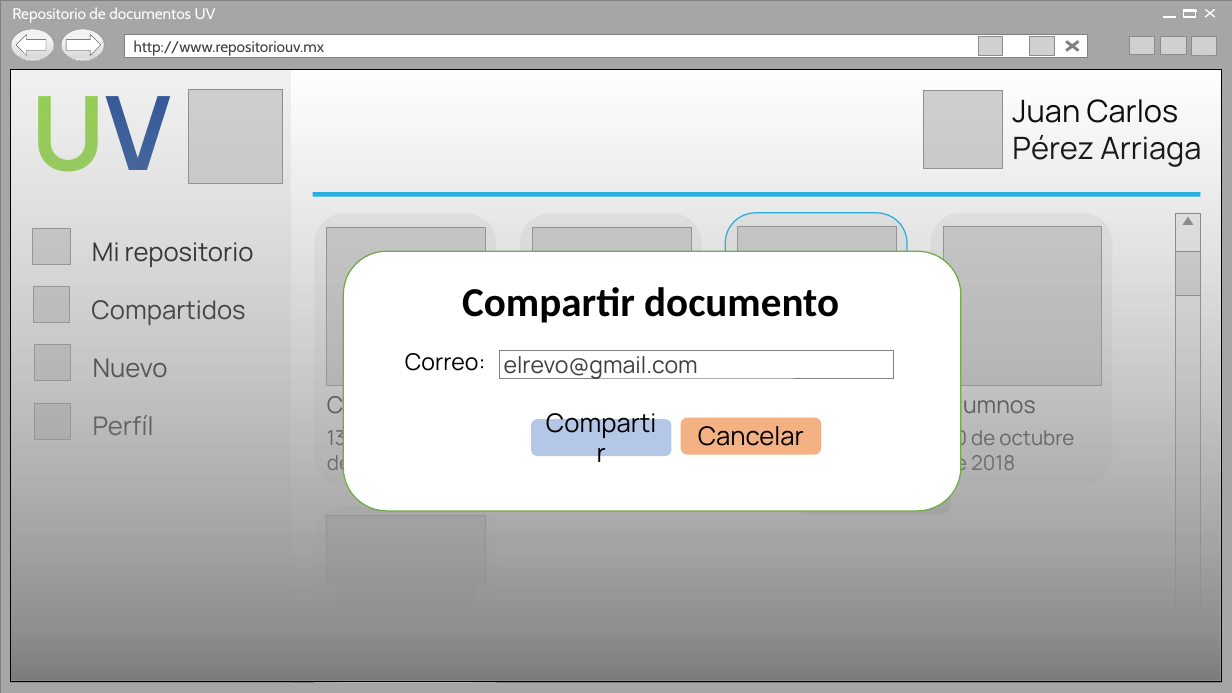
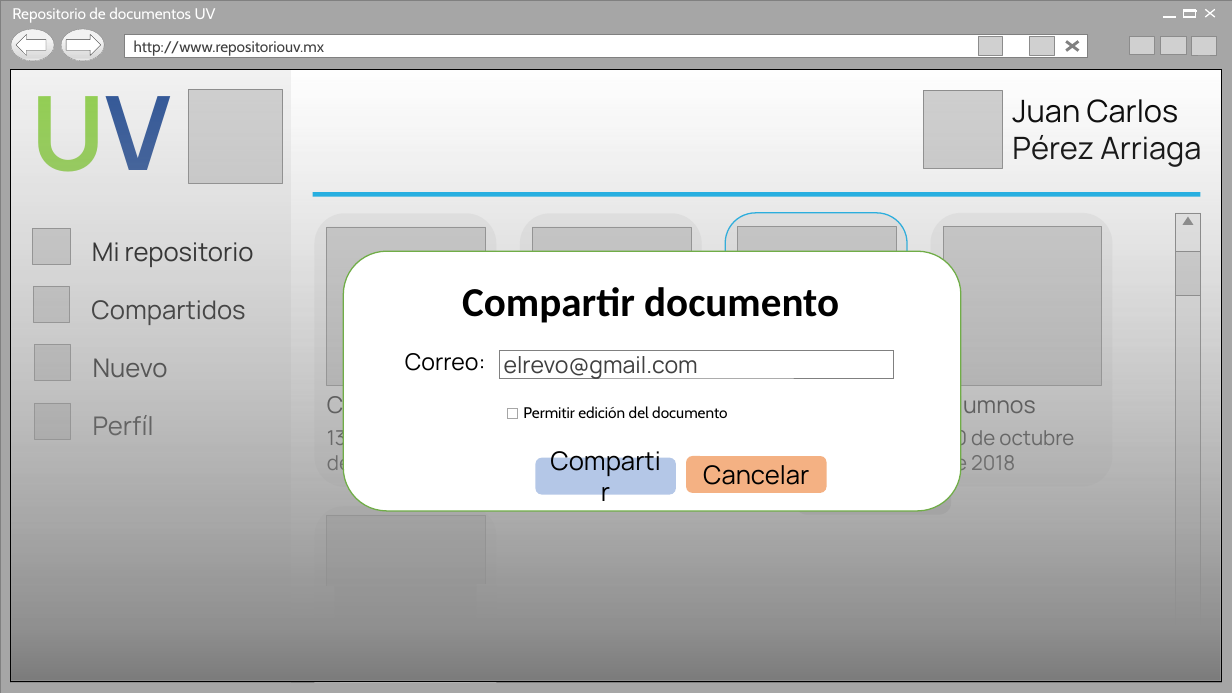
Before and after one commit to Senzho/RepositorioDocumentosDSW2018, a slide deck: slide 3 of Diseño/Prototipos CU 2,4,7,9.pptx. Drawn at 1232x693 pixels with LibreOffice and Linux fonts; fonts in the diff are those of the drawing; grey boxes stand for pictures; background and template pictures are left out. Boxes give left, top, right and bottom in pixels: in the first picture for what was removed or moved away, otherwise in the second. Text is boxed around its words. In the diff, an @@ line names an element or a change of style, - is before the commit and + after.

Commit message:
Correcciones en caso de uso compartir documento
Se agrega el apartado de "permitir edicion" al compartir un documento en el prototipo y descripciones. Se actualiza el diagrama de navegación

```diff
--- a/Diseño/Prototipos CU 2,4,7,9.pptx
+++ b/Diseño/Prototipos CU 2,4,7,9.pptx
@@ rounded rectangle "Compartir": place and size @@
-rounded rectangle "Compartir" at [531,420,672,457]
+rounded rectangle "Compartir" at [536,457,677,494]
@@ rectangle added at [506,409,518,419], fill #FFFFFF, outline #A6A6A6 0.25 pt @@
@@ text added at [523,406,727,418], 12 pt, text #000000 @@
+Permitir edición del documento
@@ rounded rectangle "Cancelar": place and size @@
-rounded rectangle "Cancelar" at [681,418,822,455]
+rounded rectangle "Cancelar" at [687,457,827,494]
```
Also in this commit, not shown: 2 other files.
